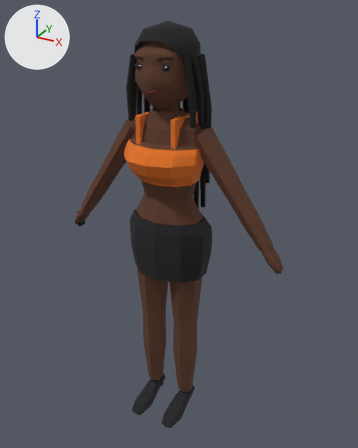
Before and after pictures for a commit that changed the glTF model apps/client/public/assets/shared/chr/chr_body_busty.glb.
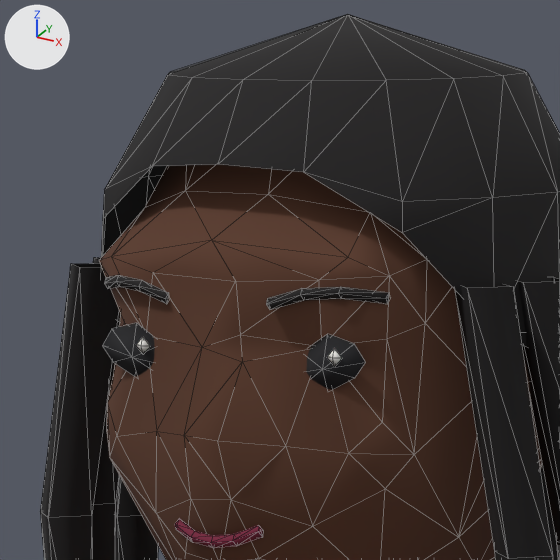
There are two pictures of each version: one whole from a camera (50 mm lens) standing at (0.953, -1.64, 0.915) and looking at (0.026, 0.045, 0.072), one close up on the part from 34% to 55% of the width and 4% to 21% of the height. The axes (+X, +Y, +Z) are drawn at upper left. The lights are the same throughout. The older version's two pictures come first. The close-ups show mesh edges as thin lines. Vertices at exactly the same position are counted once.

Names of what the first close-up shows: 'body'.
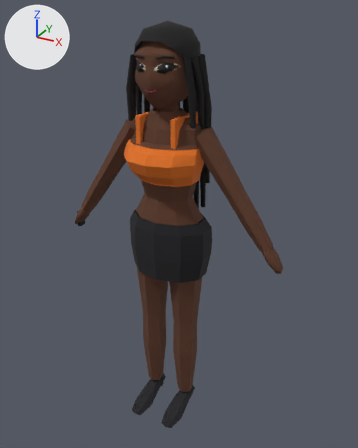
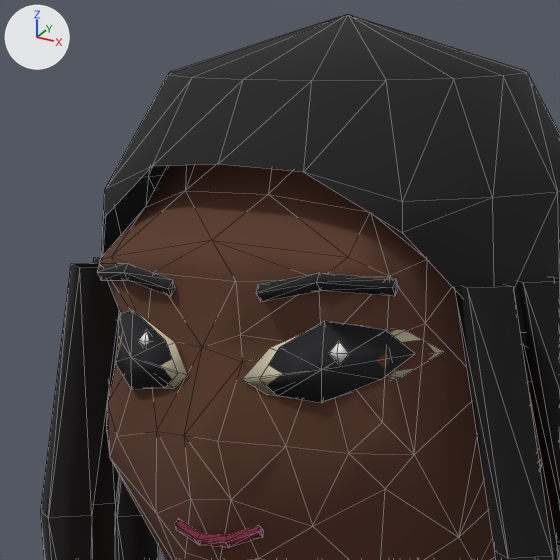
Changed parts and their boxes [x1, y1, x2, y2] in the close-ups (560 x 560 px; the box of a moved part takes in the faces that stretch with it):
part 1 of me_body, moved or reshaped
    before: [102, 275, 390, 548]
    after: [97, 263, 443, 548]

Diff of the bpy script that builds the scene:
```diff
--- a/apps/client/public/assets/shared/chr/chr_body_busty.glb.py
+++ b/apps/client/public/assets/shared/chr/chr_body_busty.glb.py
@@ me_body @@
 # used by ob_body; location = (0.0, 0.0, 0.0)
-me_body.from_pydata(...)  # 997 vertices, 1666 faces; spans x -0.5..0.5, y -0.18..0.18, z -0.85..0.87
+me_body.from_pydata(...)  # 1005 vertices, 1674 faces; spans x -0.5..0.5, y -0.18..0.18, z -0.85..0.87
+# me_body part 1
+# 53 vertices are removed from x -0.08..0.08, y -0.12..-0.09, z 0.63..0.75
+# 139 faces are deleted
+# 4 vertices move from x -0.06..0.06, y -0.11..-0.1, z 0.72..0.75 to x -0.05..0.05, y -0.11..-0.1, z 0.72..0.76
+# 61 vertices are added at x -0.09..0.09, y -0.12..-0.06, z 0.63..0.76
+# 147 new faces join them
 me_body.materials.append(mat_body)
```
